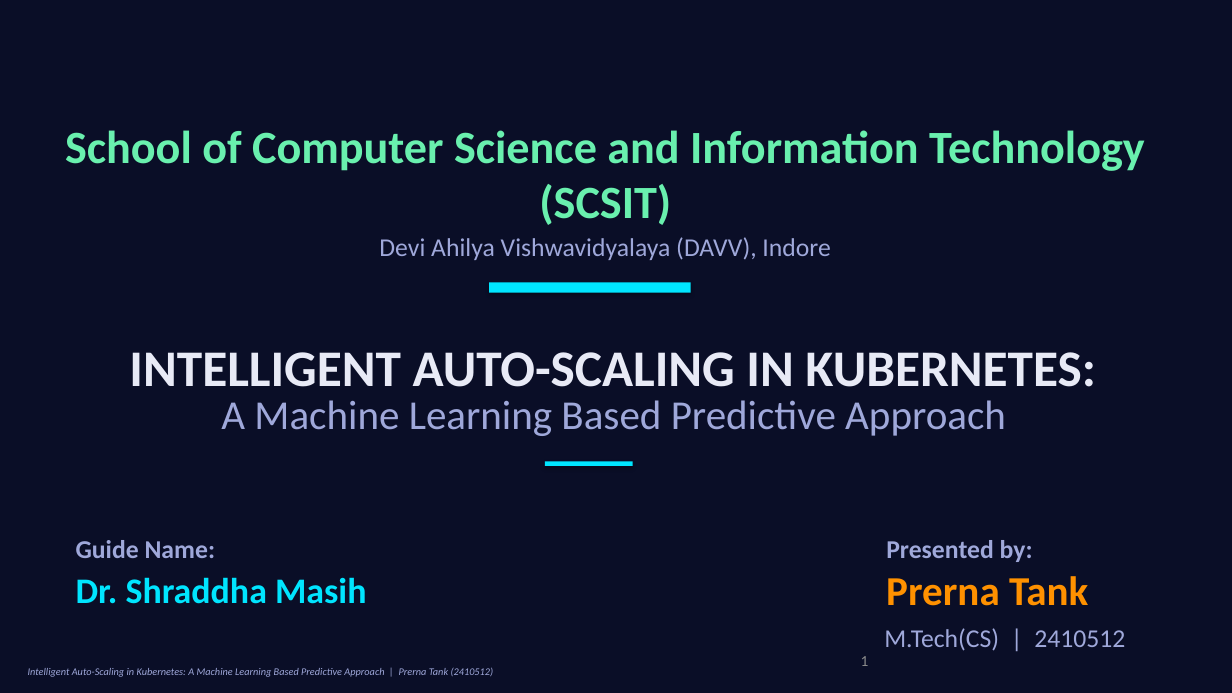
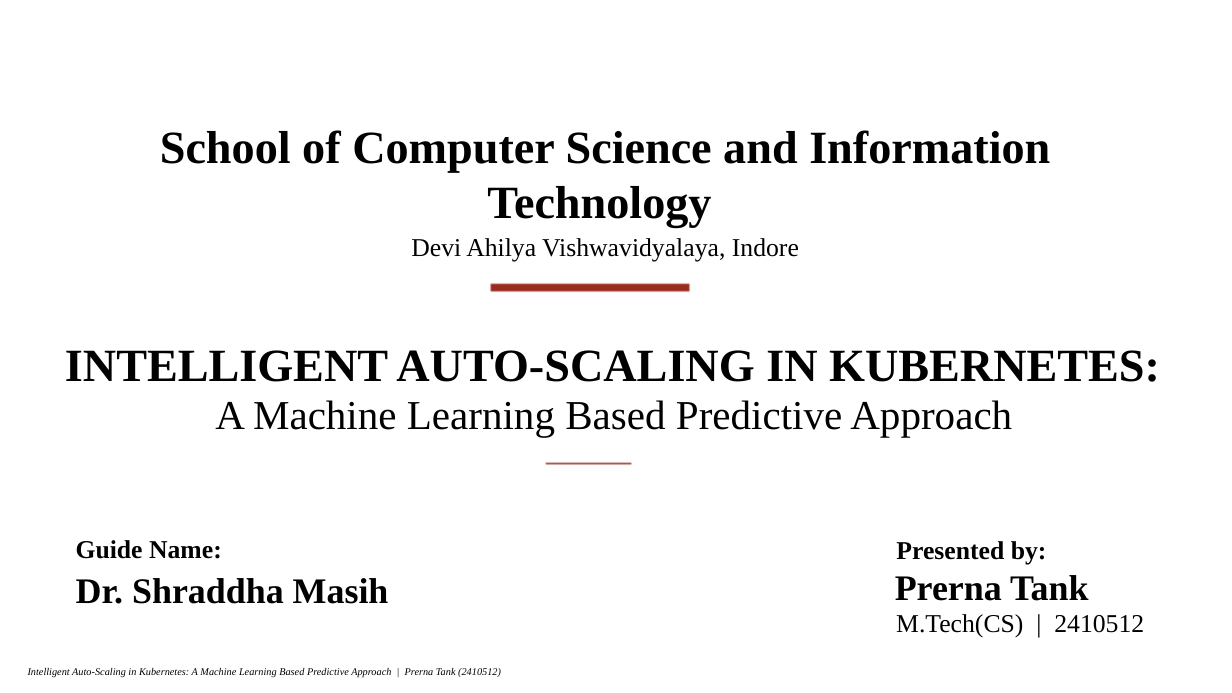
Before and after one commit to prerna3640/HA-K8S1, a slide deck: slide 1 of presentation/Thesis_Presentation_Prerna_Tank.pptx. Drawn at 1232x693 pixels with LibreOffice and Linux fonts; fonts in the diff are those of the drawing; background and template pictures are left out. Boxes give left, top, right and bottom in pixels: in the first picture for what was removed or moved away, otherwise in the second. Text is boxed around its words. In the diff, an @@ line names an element or a change of style, - is before the commit and + after.

```diff
--- a/presentation/Thesis_Presentation_Prerna_Tank.pptx
+++ b/presentation/Thesis_Presentation_Prerna_Tank.pptx
@@ background #0A0E27 to #FFFFFF @@
@@ text at (x1=160, y1=130, x2=1050, y2=228): text changed; font Calibri to Times New Roman; text colour #69F0AE to #000000 @@
-School of Computer Science and Information Technology (SCSIT)
+School of Computer Science and Information Technology
@@ text at (x1=411, y1=238, x2=799, y2=262): text changed; font Calibri to Times New Roman; text colour #9FA8DA to #000000 @@
-Devi Ahilya Vishwavidyalaya (DAVV), Indore
+Devi Ahilya Vishwavidyalaya, Indore
@@ rectangle at (x1=489, y1=283, x2=690, y2=293): fill #00E5FF to #9B2D1F; shadow off @@
@@ text "INTELLIGENT AUTO-SCALING IN KUBERNETES:" at (x1=65, y1=350, x2=1160, y2=382): size 40 to 36 pt, font Calibri to Times New Roman, text colour #E8EAF6 to #000000 @@
@@ rectangle at (x1=545, y1=461, x2=633, y2=466): fill #00E5FF to #9B2D1F; shadow off @@
@@ text "Presented by:" moved from (x1=886, y1=540, x2=1033, y2=562) to (x1=896, y1=541, x2=1047, y2=564) @@
@@ text "Dr. Shraddha Masih" at (x1=76, y1=578, x2=389, y2=604): font Calibri to Times New Roman, text colour #00E5FF to #000000 @@
@@ text "Prerna Tank" at (x1=895, y1=575, x2=1089, y2=601): size 32 to 28 pt, font Calibri to Times New Roman, text colour #FF9100 to #000000 @@
@@ font Calibri to Times New Roman, text colour #9FA8DA to #000000 in 5 elements at (x1=215, y1=400, x2=1012, y2=437), (x1=76, y1=540, x2=222, y2=559), (x1=28, y1=668, x2=501, y2=677), (x1=896, y1=541, x2=1047, y2=564), (x1=896, y1=614, x2=1144, y2=637) @@
@@ text "M.Tech(CS) | 2410512" moved from (x1=884, y1=628, x2=1125, y2=651) to (x1=896, y1=614, x2=1144, y2=637) @@
@@ page number moved from (x1=861, y1=656, x2=869, y2=666) to (x1=1143, y1=634, x2=1208, y2=671) @@
@@ page number at (x1=1143, y1=634, x2=1208, y2=671): size 12 to 14 pt, font Calibri to Times New Roman, text colour #8C8C8C to #FFFFFF, bold on; alignment right to centre @@
@@ ellipse added at (x1=1155, y1=632, x2=1196, y2=673), outline #FFFFFF 1 pt @@
```
Also in this commit, not shown: 17 other slides changed, 5 slides added, 2 slides removed, 60 other files.
